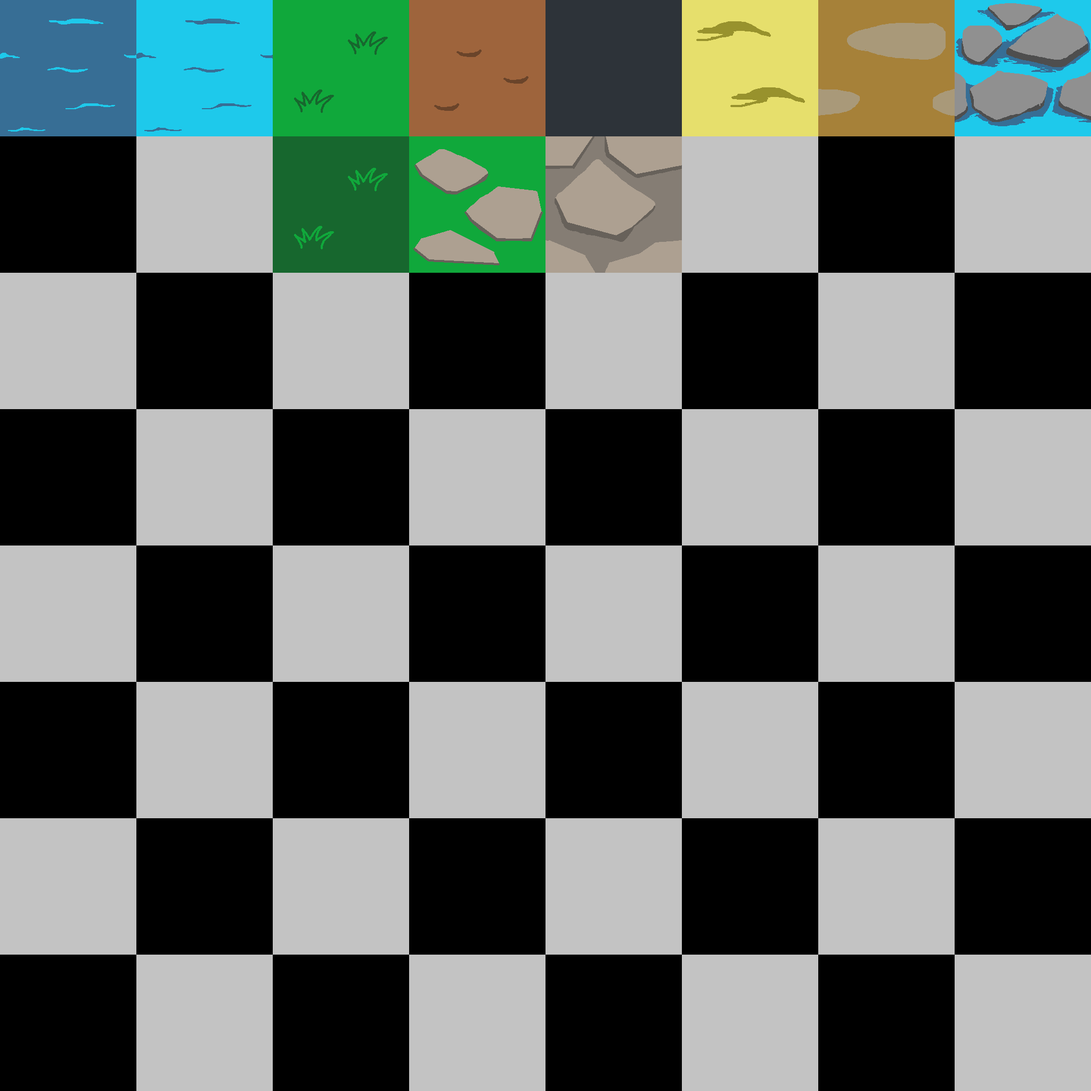
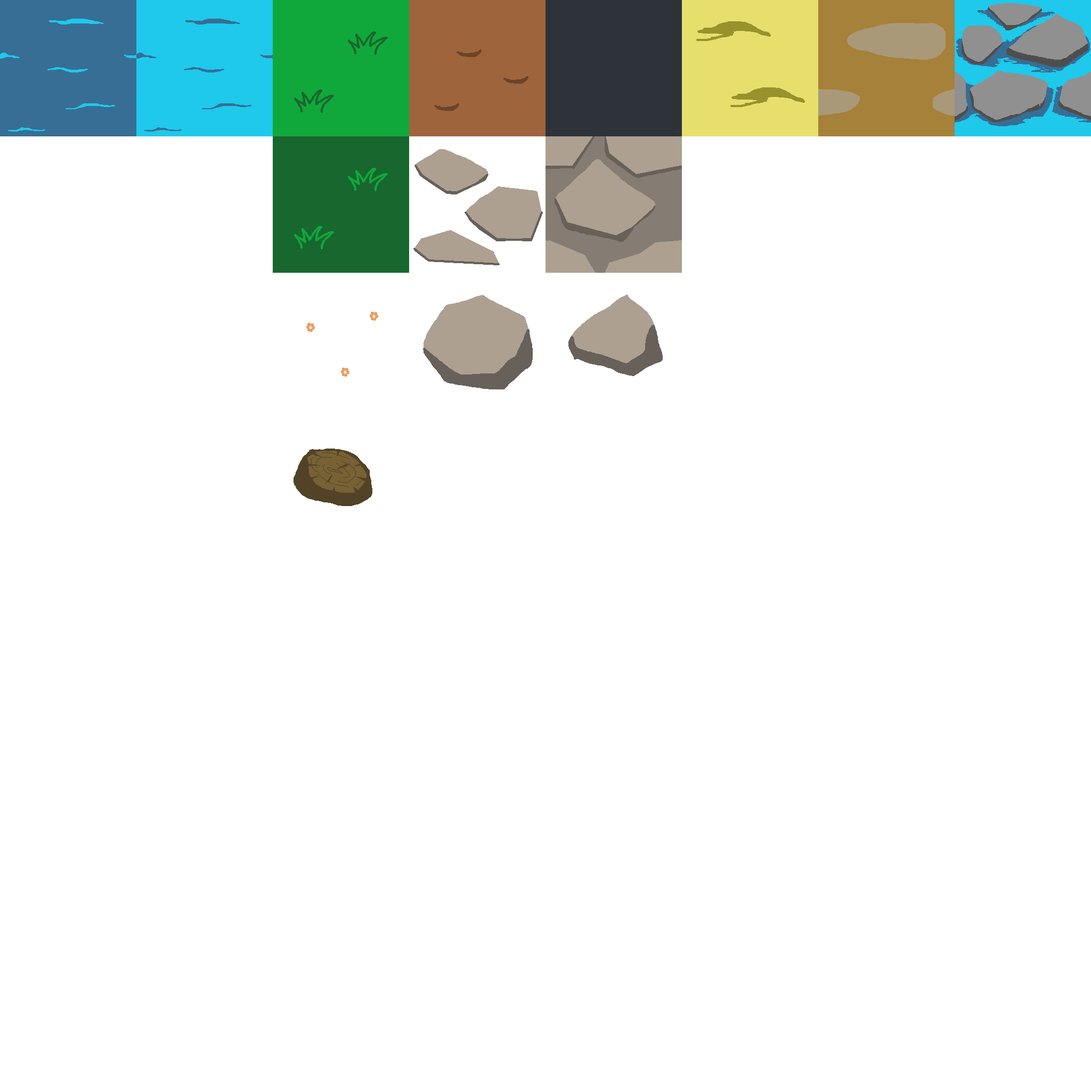
Two versions of the same layered image (1091x1091). Layer-by-layer changes:
painted on "Layer 6" over left=409, top=136, right=546, bottom=273
painted on "Layer 5" over left=0, top=136, right=1091, bottom=1091
added layer "Layer 8" above "Background" over left=293, top=294, right=664, bottom=507
hid "Background" over left=0, top=136, right=1091, bottom=1091
